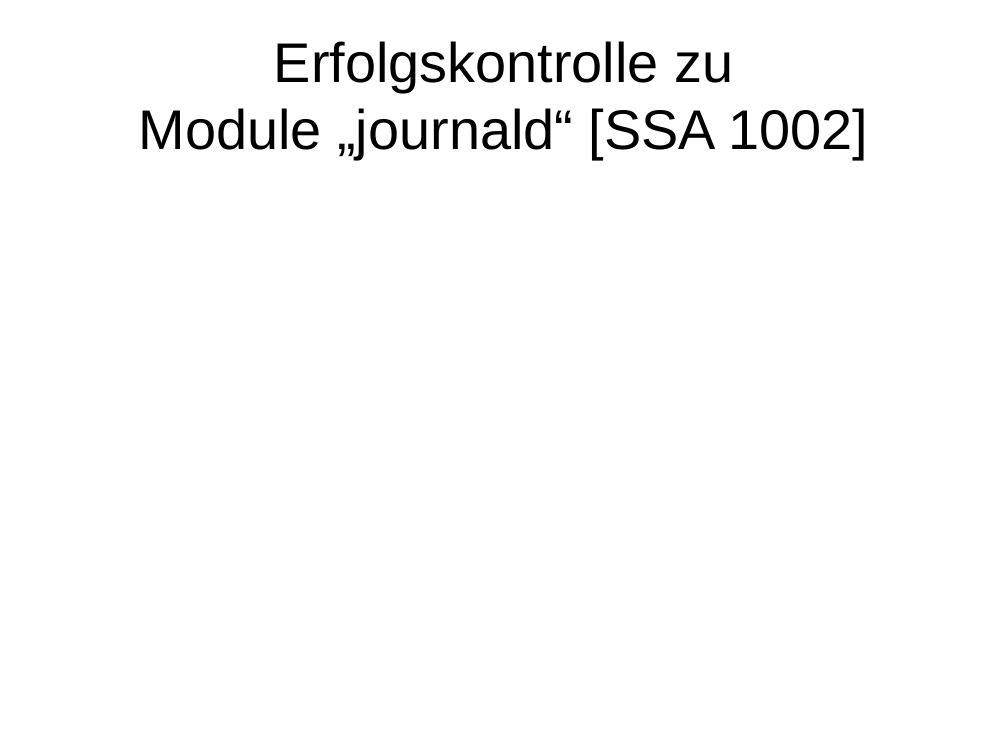
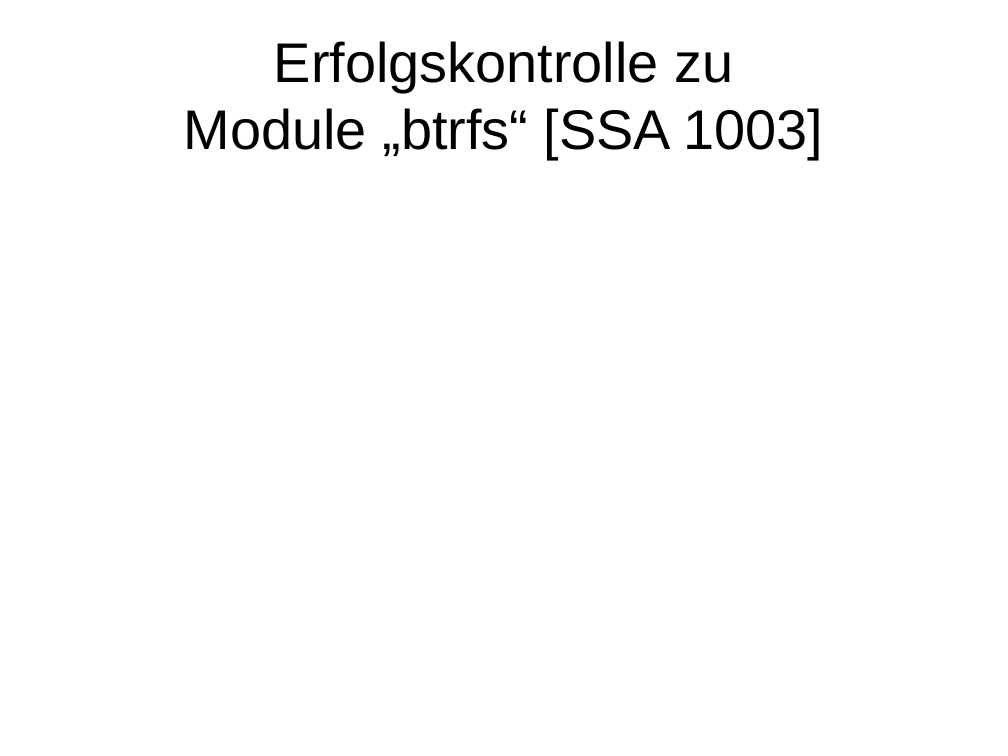
Before and after one commit to adfinis/adsy-trainings, a slide deck: slide 1 of SSA_SUSE-System-Administration/1003_btrfs/modul_btrfs_1003_04_check.odp. Drawn at 1008x756 pixels with LibreOffice and Linux fonts; fonts in the diff are those of the drawing. Boxes give left, top, right and bottom in pixels: in the first picture for what was removed or moved away, otherwise in the second. Text is boxed around its words. In the diff, an @@ line names an element or a change of style, - is before the commit and + after.

Commit message:
Finalize draft of btrfs content

```diff
--- a/SSA_SUSE-System-Administration/1003_btrfs/modul_btrfs_1003_04_check.odp
+++ b/SSA_SUSE-System-Administration/1003_btrfs/modul_btrfs_1003_04_check.odp
@@ title at bbox=[184, 41, 823, 159]: text changed @@
-Erfolgskontrolle zu
-Module „journald“ [SSA 1002]
+Erfolgskontrolle zu
+Module „btrfs“ [SSA 1003]
```
Also in this commit, not shown: 3 other slides changed, 1 slide added, 1 slide removed, 5 other files.
